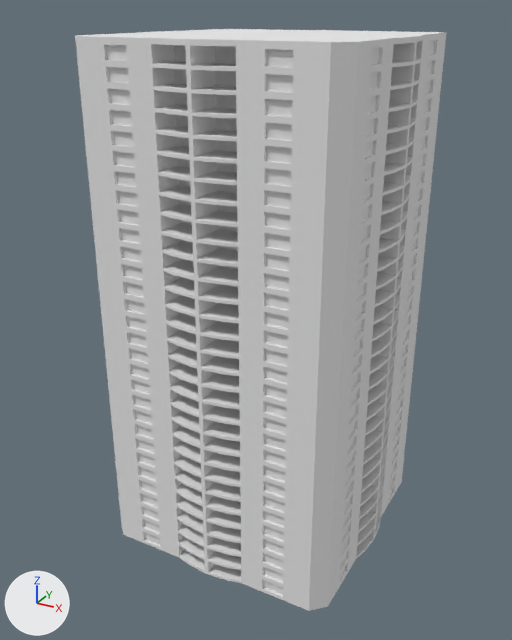
The Blender file Assets/Meshes/Buildings/FullBuildings/BackgroundBuilding04.blend, before and after one commit.
Rendered twice from a 50 mm lens placed at (112.0, -214.0, 188.0), pointed at (-3.0, -5.0, 83.0). The axes (+X, +Y, +Z) are drawn at lower left. The lights are the same throughout.
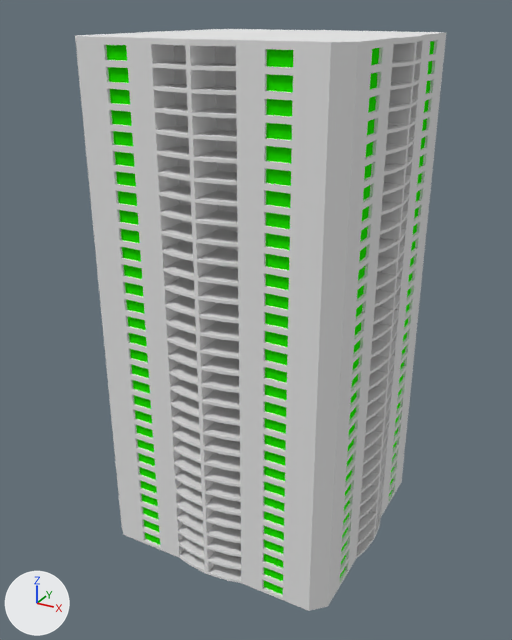
The edits, one by one:
Material 'Material.001' (mat_material_001) is new.
Its base color is (0.0141, 0.8, 0.0) (green #20e700).
me_cube_001 has 4632 vertices, 3899 faces and spans x -47.0..47.0, y -47.0..47.0, z -1.0..181.0.
me_cube_001 is used by ob_cube_001; location (0.0, 0.0, 0.0).
me_cube_001 part 1: 60 of the faces centred in x -44.0..-26.0, y -44.0..-26.0, z 2.0..176.0 switch from mat_material (white #e7e7e7) to mat_material_001 (green #20e700).
me_cube_001 part 2: 60 of the faces centred in x 26.0..44.0, y -44.0..-26.0, z 2.0..176.0 switch from mat_material (white #e7e7e7) to mat_material_001 (green #20e700).
me_cube_001 part 3: 60 of the faces centred in x 26.0..44.0, y 26.0..44.0, z 2.0..176.0 switch from mat_material (white #e7e7e7) to mat_material_001 (green #20e700).

Pixel boxes (x1, y1, x2, y2) of what changed, in the pictures (512 x 640 px):
part 1 of me_cube_001, recoloured (white to green): (106, 45, 160, 544) in both
part 2 of me_cube_001, recoloured (white to green): (264, 48, 379, 595) in both
part 3 of me_cube_001, recoloured (white to green): (389, 41, 434, 496) in both
